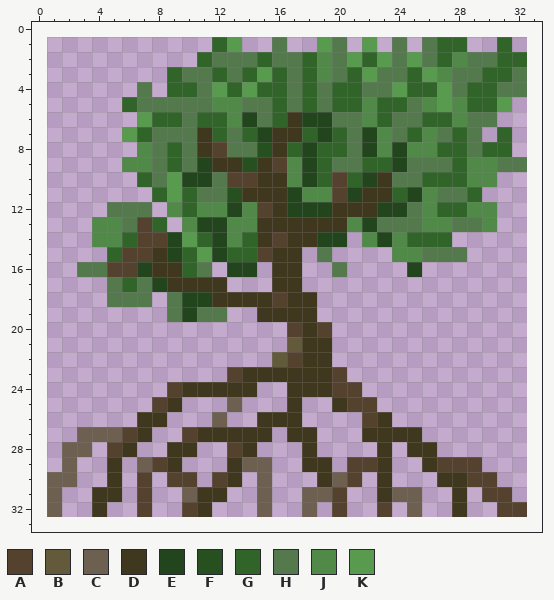
A pixel-art sprite gets an edit: tiles_png/trees/mangrove.png. Above: the version before the commit.
The file is 32x32 pixels. The old version is drawn lined up with the new one, on the new canvas.
Palette (. is transparent): A #54422e  B #63593b  C #6d6051  D #40381e  E #22451d  F #275021  G #316429  H #53794d  J #518a48  K #589b4e
Pixels before, first column x 1:
 1 ...........GK..H..KH.K.H.HGG..G.
 2 ..........GHHHGHHGJHKGKHKHGJHHGG
 3 ........GHHGHGKGHGJHGKHHGKJHHGGH
 4 ......H.GGHKGKGGHGHGGHHKGGKHGGHH
 5 .....GHHHHHJJHHGHGHGGJGGHJKJGGK.
 6 ......KGGHGGJEHGDEEHHJGHHGGJHH..
 7 .....KGHHHDGHGEDDGEGHEJHGJHGH.G.
 8 ......JHGHDAHHFDGEGGHEJEJJGGHGG.
 9 .....JJHGHEDDFDAJEGHHGGEHHHGJJHH
10 ......GHKEEHAADDJEGAGEDHHGGGJJ..
11 .......GKGHHFDDDEJJAEDDGEJHHG...
12 ....HHH.JGJJEJADEEEDDDEEHJGGJJ..
13 ...JJHAG.JEEJJDDDDDDJEHHHJJHHJ..
14 ...JJGAAEKGEJGDADDEE.JEJGGG.....
15 ....GAADEGKEGGADD.H....JJHHH....
16 ..HHAAEDDGH.EE.DD..H....E.......
17 ....HGHEDDDD...DD...............
18 ....HHH.HEEDDDDADD..............
19 ........HEHH..DDDD..............
20 ................ADA.............
21 ................BDD.............
22 ...............BADD.............
23 ............ADDDDDDA............
24 ........ADDDDD..DDDAA...........
25 .......AD...C...D..DAA..........
26 ......DD...C..DDD....AD.........
27 ..CCCAD..ADDDDD.DD...DDDD.......
28 .CC.AD..DD..AD...D....D.DD......
29 .C..D.CAD...DCC..DD.AAD..DAAA...
30 CC..D.A.AA.AD.C...DCA.D...DDAA..
31 C..DD.A..CDD..C..CCA..DCC..D.AA.
32 C..D..A..AD...C..C.A..A.C..D..AA
And afterwards:
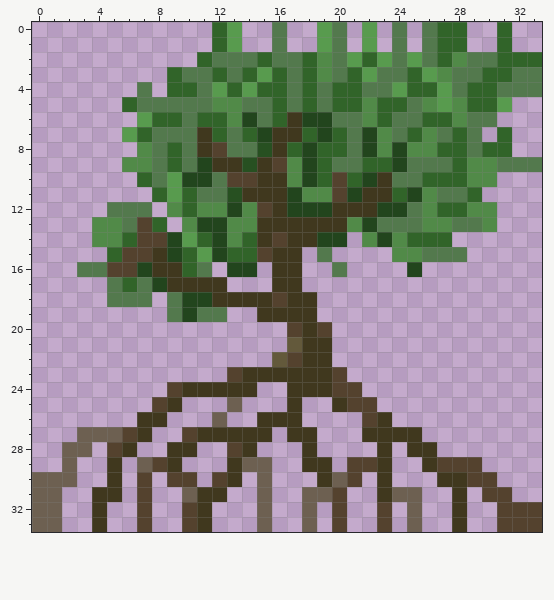
What changed:
canvas 32x32 -> 34x34, the old top-left corner now at 1,1
Changed rows in their new state; - is an unchanged pixel.
first column x 12:
 0 GK--H--KH-K-H-HGG--G--
 2 ---------------------G
 3 ---------------------H
 4 ---------------------H
first column x 33:
 9 H
first column x 0:
30 C---------------------------------
31 C---------------------------------
32 C--------------------------------A
33 CC--D--A--AD---C--C-A--A-C--D--AAA
Where, in picture pixels (left, top, right, bottom), the same in both pictures:
added: (212, 22, 542, 97)
added: (527, 157, 542, 172)
added: (32, 472, 212, 532)
added: (257, 502, 542, 532)
